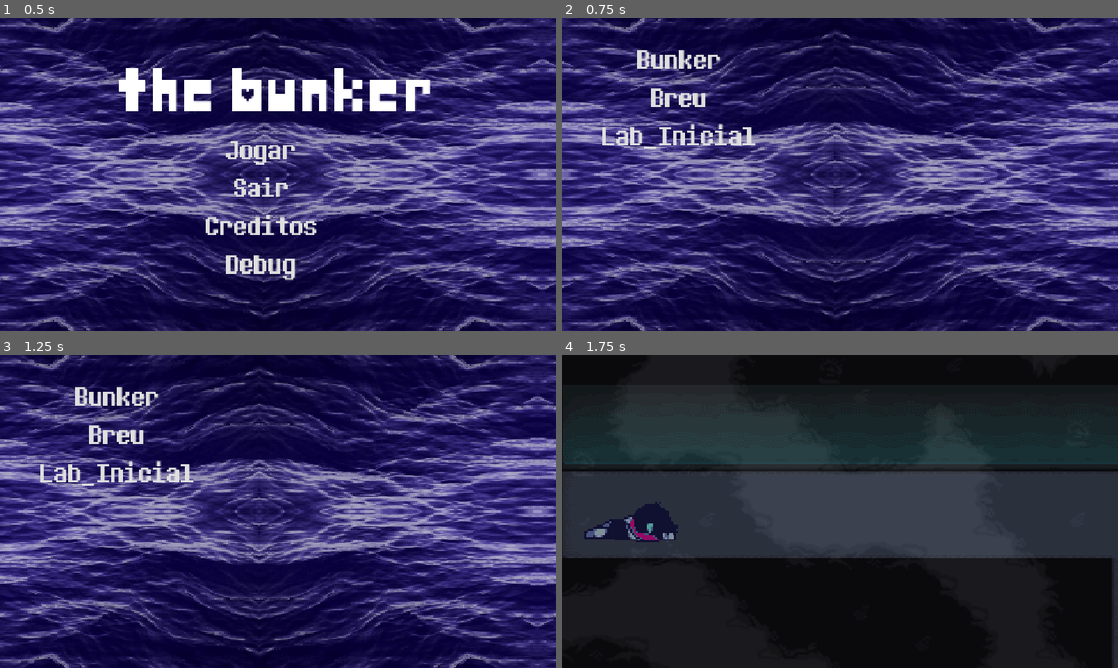
Above: before the commit, frames 1-4 (two rows, left to right).
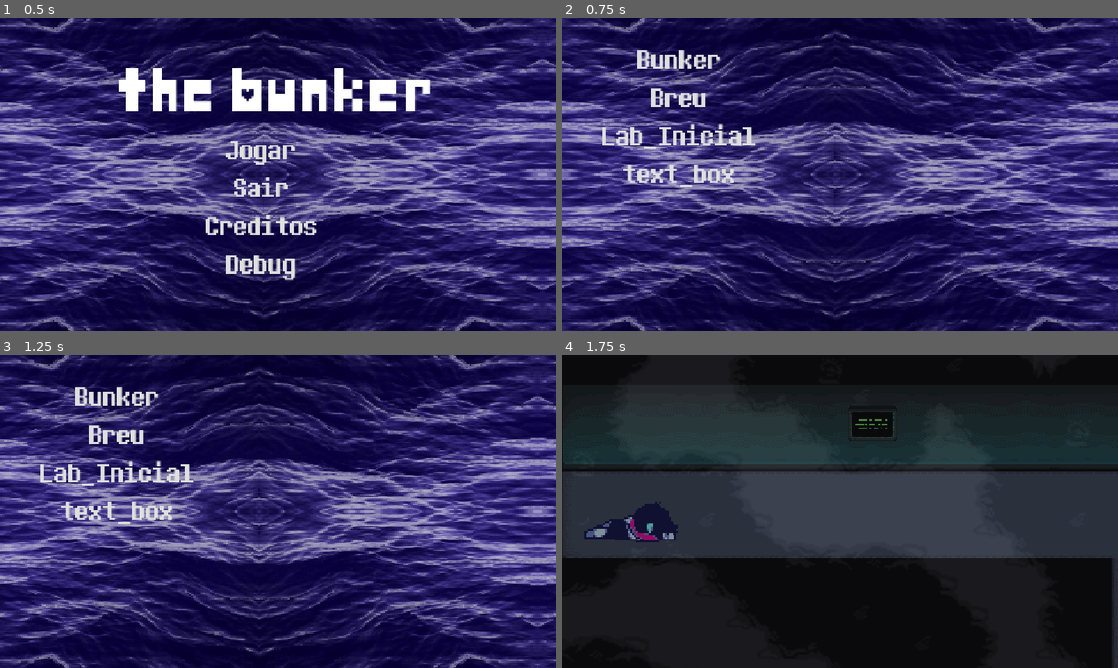
Above: after the commit, the same moments.

Repository: victorslx345/The-Bunker
Game: Godot game, scene res://cenas/menu.tscn
Same seed, same stepped clock (60 frames per second), same inputs: the game is played once before the commit and once after it.
Inputs:
- Up to frame 1 (0.5 s): no input
- Up to frame 2 (0.75 s): click "Debug" at 0.5 s
- Up to frame 3 (1.25 s): no input
- Up to frame 4 (1.75 s): click "Lab_Inicial" at 1.25 s

Frame 1 is identical in both runs. In frame 2, 0.5% of the frame differs, in the area x 11-32%, y 46-54%; in frame 3, 0.5%; in frame 4, 0.6%, in the area x 51-61%, y 16-28%.

Commit message:
v0.64 (eu acho)
Comecei a colocar sistema de caixa de dialogo

Diff:
--- a/cenas/TRUE_LAB/lab_incial.tscn
+++ b/cenas/TRUE_LAB/lab_incial.tscn
@@ -4,6 +4,7 @@
 [ext_resource type="Texture2D" uid="uid://d4ml7sgdduedw" path="res://assets/LAB/true_lab_shelt.png" id="1_tutdc"]
 [ext_resource type="PackedScene" uid="uid://to6yiogtkuft" path="res://cenas/nevoa.tscn" id="2_2wlug"]
 [ext_resource type="PackedScene" uid="uid://bbfuobu4kq02x" path="res://cenas/kris.tscn" id="2_cs80u"]
+[ext_resource type="Script" uid="uid://c0g4nkrbf8w50" path="res://scripts/textos/lab_inicial_txt.gd" id="5_irngh"]
 
 [sub_resource type="StyleBoxFlat" id="StyleBoxFlat_eewm5"]
 bg_color = Color(0, 0, 0, 1)
@@ -77,6 +78,45 @@
 [sub_resource type="RectangleShape2D" id="RectangleShape2D_cf16f"]
 size = Vector2(184, 341)
 
+[sub_resource type="AtlasTexture" id="AtlasTexture_2wlug"]
+atlas = ExtResource("1_tutdc")
+region = Rect2(1, 190, 34, 24)
+
+[sub_resource type="AtlasTexture" id="AtlasTexture_irngh"]
+atlas = ExtResource("1_tutdc")
+region = Rect2(36, 190, 34, 24)
+
+[sub_resource type="AtlasTexture" id="AtlasTexture_k2w0v"]
+atlas = ExtResource("1_tutdc")
+region = Rect2(71, 190, 34, 24)
+
+[sub_resource type="AtlasTexture" id="AtlasTexture_qcvpc"]
+atlas = ExtResource("1_tutdc")
+region = Rect2(106, 190, 34, 24)
+
+[sub_resource type="SpriteFrames" id="SpriteFrames_ls2uy"]
+animations = [{
+"frames": [{
+"duration": 1.0,
+"texture": SubResource("AtlasTexture_2wlug")
+}, {
+"duration": 1.0,
+"texture": SubResource("AtlasTexture_irngh")
+}, {
+"duration": 1.0,
+"texture": SubResource("AtlasTexture_k2w0v")
+}, {
+"duration": 1.0,
+"texture": SubResource("AtlasTexture_qcvpc")
+}],
+"loop": 1,
+"name": &"default",
+"speed": 5.0
+}]
+
+[sub_resource type="RectangleShape2D" id="RectangleShape2D_5hqy4"]
+size = Vector2(101, 70)
+
 [node name="lab_incial" type="Node2D" unique_id=590810613]
 script = ExtResource("1_40qwv")
 
@@ -137,5 +177,23 @@
 shape = SubResource("RectangleShape2D_cf16f")
 debug_color = Color(0.9330707, 0.26000133, 0, 0.41960785)
 
+[node name="Entrada1" type="Area2D" parent="." unique_id=698588937]
+
+[node name="sprite" type="AnimatedSprite2D" parent="Entrada1" unique_id=386659258]
+texture_filter = 1
+position = Vector2(643, 142)
+scale = Vector2(3, 3)
+sprite_frames = SubResource("SpriteFrames_ls2uy")
+
+[node name="hitbox" type="CollisionShape2D" parent="Entrada1" unique_id=673556441]
+position = Vector2(642.5, 142)
+shape = SubResource("RectangleShape2D_5hqy4")
+debug_color = Color(0.66935, 0.51009, 7.70092e-07, 0.41960785)
+
+[node name="labInicial_txt" type="Node2D" parent="." unique_id=1530489814]
+script = ExtResource("5_irngh")
+
 [connection signal="timeout" from="Timer" to="." method="_on_timer_timeout"]
 [connection signal="body_entered" from="teleporte" to="." method="_on_teleporte_body_entered"]
+[connection signal="body_entered" from="Entrada1" to="labInicial_txt" method="_on_entrada_1_body_entered"]
+[connection signal="body_exited" from="Entrada1" to="labInicial_txt" method="_on_entrada_1_body_exited"]
--- a/cenas/debug.tscn
+++ b/cenas/debug.tscn
@@ -88,6 +88,17 @@
 text = "Lab_Inicial
 "
 
+[node name="text_box" type="Button" parent="BoxContainer/botoes" unique_id=329640649]
+texture_filter = 1
+layout_mode = 2
+theme_override_fonts/font = ExtResource("4_eeoj2")
+theme_override_font_sizes/font_size = 50
+theme_override_styles/normal = SubResource("StyleBoxEmpty_aj4ri")
+theme_override_styles/pressed = SubResource("StyleBoxFlat_cf16f")
+theme_override_styles/hover = SubResource("StyleBoxFlat_sncfd")
+text = "text_box
+"
+
 [node name="musga" type="AudioStreamPlayer2D" parent="." unique_id=625237643]
 position = Vector2(565, 350)
 stream = ExtResource("5_32men")
@@ -97,3 +108,4 @@
 [connection signal="pressed" from="BoxContainer/botoes/bunker" to="." method="_on_bunker_pressed"]
 [connection signal="pressed" from="BoxContainer/botoes/Breu" to="." method="_on_breu_pressed"]
 [connection signal="pressed" from="BoxContainer/botoes/Lab_Inicial" to="." method="_on_lab_inicial_pressed"]
+[connection signal="pressed" from="BoxContainer/botoes/text_box" to="." method="_on_text_box_pressed"]
--- /dev/null
+++ b/cenas/text_box.tscn
@@ -0,0 +1,41 @@
+[gd_scene format=3 uid="uid://cm4uo64j7tqq6"]
+
+[ext_resource type="Script" uid="uid://v6mabv3mc0cr" path="res://scripts/text_box.gd" id="1_rr0en"]
+[ext_resource type="Texture2D" uid="uid://bg8pitpmj11ed" path="res://assets/HUD/text_box.png" id="2_n3tdb"]
+[ext_resource type="FontFile" uid="uid://c8mnp2eyqx8kk" path="res://fontes/determination.ttf" id="3_jd87h"]
+[ext_resource type="AudioStream" uid="uid://bond8gc4xoi04" path="res://sfx/snd_text.wav" id="4_n3tdb"]
+
+[node name="text_box" type="Node2D" unique_id=2086050303]
+z_index = 4096
+position = Vector2(582, 494)
+scale = Vector2(1.5, 1.5)
+script = ExtResource("1_rr0en")
+tempo = 0.04
+
+[node name="Sprite" type="Sprite2D" parent="." unique_id=716386181]
+texture_filter = 1
+texture = ExtResource("2_n3tdb")
+
+[node name="texto" type="RichTextLabel" parent="." unique_id=1557005077]
+texture_filter = 1
+offset_left = -242.0
+offset_top = -57.0
+offset_right = 270.0
+offset_bottom = 57.0
+theme_override_fonts/normal_font = ExtResource("3_jd87h")
+theme_override_font_sizes/normal_font_size = 27
+scroll_active = false
+
+[node name="simbolo" type="Label" parent="." unique_id=1153618696]
+texture_filter = 1
+offset_left = -268.0
+offset_top = -62.0
+offset_right = -228.0
+offset_bottom = -26.0
+theme_override_fonts/font = ExtResource("3_jd87h")
+theme_override_font_sizes/font_size = 27
+text = "*"
+
+[node name="snd_text" type="AudioStreamPlayer2D" parent="." unique_id=325846873]
+stream = ExtResource("4_n3tdb")
+volume_db = 6.367
--- a/scripts/debug.gd
+++ b/scripts/debug.gd
@@ -22,3 +22,7 @@
 
 func _on_lab_inicial_pressed() -> void:
 	troca_cena("res://cenas/TRUE_LAB/lab_incial.tscn")
+
+
+func _on_text_box_pressed() -> void:
+	troca_cena("res://cenas/text_box.tscn")
--- a/scripts/detector.gd
+++ b/scripts/detector.gd
@@ -1,17 +1,10 @@
 extends Node2D
 
+var flag = false
 var levanta = 0
-# Called when the node enters the scene tree for the first time.
+
 func _ready() -> void:
-	#$kris/darkworld_idle.frame = 0
-	#$Timer.wait_time = 3
-	#$Timer.start()
-	#await $Timer.is_stopped()
-	#$kris/darkworld_idle.frame = 0
-	#$Timer.start()
-	#$Timer.wait_time = 1
-	#await $Timer.is_stopped()
-	#$kris/darkworld_idle.play("wake_up")
+
 	$kris.darkworld = true
 	$kris.mover = false
 
@@ -25,6 +18,7 @@
 		$kris.mover = true
 
 
+#	;~~~~~~~~~~~~~~~TEXTO DA ENTRADA!~~~~~~~~~~~~~~~~~~
 func _on_timer_timeout() -> void:
 	$kris/darkworld_idle.frame = 1
 	levanta += 1
@@ -32,5 +26,5 @@
 
 
 func _on_teleporte_body_entered(body: Node2D) -> void:
-	pass
-	#get_tree().change_scene_to_file()
+	if body.name == 'kris':
+		pass
--- /dev/null
+++ b/scripts/dialogos/caixa_de_dialogo.gd
@@ -0,0 +1,11 @@
+extends Node2D
+
+
+# Called when the node enters the scene tree for the first time.
+func _ready() -> void:
+	pass # Replace with function body.
+
+
+# Called every frame. 'delta' is the elapsed time since the previous frame.
+func _process(delta: float) -> void:
+	pass
--- /dev/null
+++ b/scripts/text_box.gd
@@ -0,0 +1,17 @@
+extends Node2D
+
+@export var texto : String
+@export var tempo : float
+var end = false
+
+func _ready() -> void:
+	for i in texto:
+		$texto.text += i
+		await get_tree().create_timer(tempo).timeout
+		$snd_text.play()
+	end = true
+	print('Terminou')
+
+func _process(delta: float) -> void:
+	if end == true and Input.is_action_just_pressed("interagir"):
+		$".".queue_free()
--- /dev/null
+++ b/scripts/textos/lab_inicial_txt.gd
@@ -0,0 +1,20 @@
+extends Node2D
+
+var flag = false
+@export var Digite = preload("res://cenas/text_box.tscn")
+# Called when the node enters the scene tree for the first time.
+func _ready() -> void:
+	pass # Replace with function body.
+
+
+# Called every frame. 'delta' is the elapsed time since the previous frame.
+func _process(delta: float) -> void:
+	pass
+
+
+func _on_entrada_1_body_entered(body: Node2D) -> void:
+	pass # Replace with function body.
+
+
+func _on_entrada_1_body_exited(body: Node2D) -> void:
+	pass # Replace with function body.
Binary file added: assets/HUD/text_box.png
Not shown, added: assets/HUD/text_box.png.import
Not shown, added: scripts/dialogos/caixa_de_dialogo.gd.uid
Not shown, added: scripts/text_box.gd.uid
Not shown, added: scripts/textos/lab_inicial_txt.gd.uid
Not shown, added: sfx/snd_text.wav.import
Not shown, added: sfx/snd_text.wav
